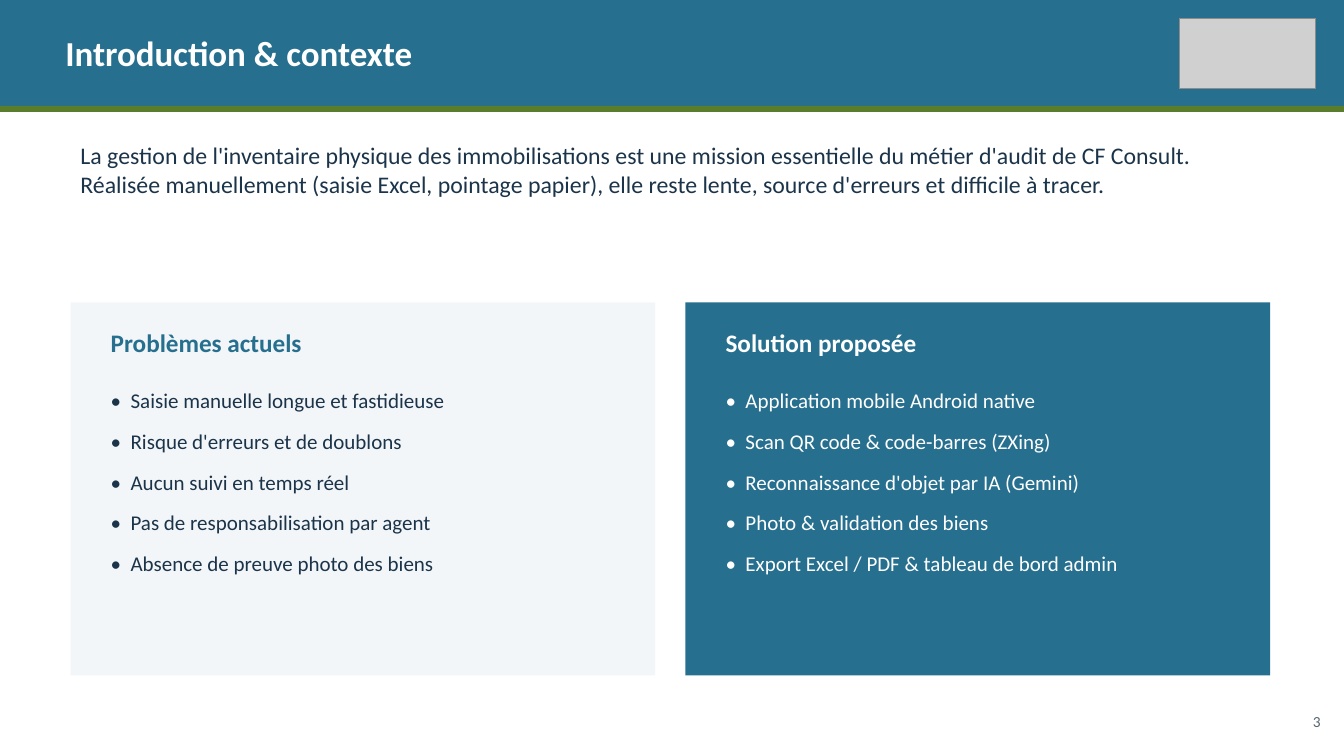
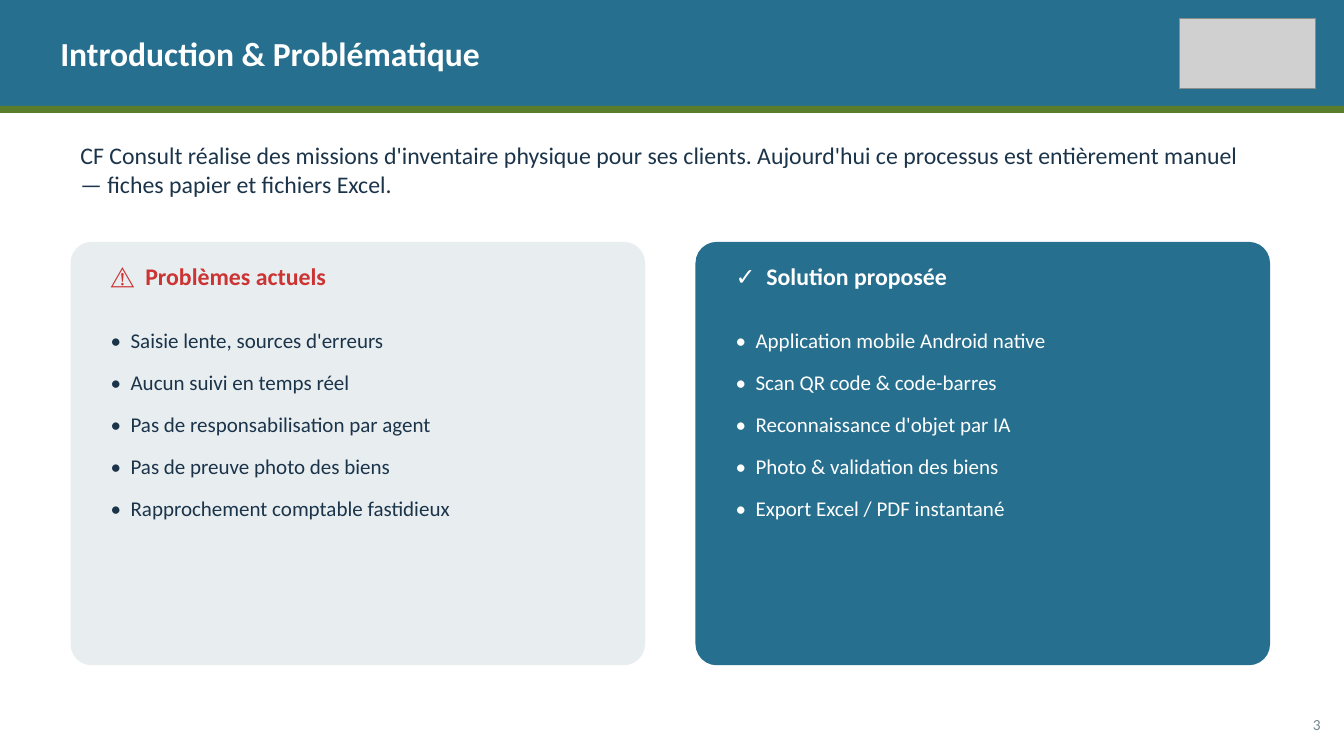
Before and after one commit to Kenzaf12/inventaire-android, a slide deck: slide 3 of soutenance_stage_inventaire_cfc.pptx. Drawn at 1344x756 pixels with LibreOffice and Linux fonts; fonts in the diff are those of the drawing; grey boxes stand for pictures. Boxes give left, top, right and bottom in pixels: in the first picture for what was removed or moved away, otherwise in the second. Text is boxed around its words. In the diff, an @@ line names an element or a change of style, - is before the commit and + after.

```diff
--- a/soutenance_stage_inventaire_cfc.pptx
+++ b/soutenance_stage_inventaire_cfc.pptx
@@ text at <box>60,42,480,72</box>: text changed; size 25 to 24 pt @@
-Introduction & contexte
+Introduction & Problématique
@@ text at <box>80,147,1237,197</box>: text changed @@
-La gestion de l'inventaire physique des immobilisations est une mission essentielle du métier d'audit de CF Consult. Réalisée manuellement (saisie Excel, pointage papier), elle reste lente, source d'erreurs et difficile à tracer.
+CF Consult réalise des missions d'inventaire physique pour ses clients. Aujourd'hui ce processus est entièrement manuel — fiches papier et fichiers Excel.
@@ rounded rectangle: place and size @@
-rounded rectangle at <box>71,302,655,676</box>
+rounded rectangle at <box>71,242,645,665</box>
@@ rounded rectangle at <box>71,242,645,665</box>: rectangle to rounded rectangle; fill #F3F6F8 to #E8EDF0 @@
@@ text at <box>145,268,326,285</box>: text changed; size 18 to 17 pt; text colour #266F8E to #CC3333 @@
-Problèmes actuels
+⚠ Problèmes actuels
@@ rounded rectangle added at <box>696,242,1270,665</box>, fill #266F8E @@
@@ text at <box>766,268,947,289</box>: text changed; size 18 to 17 pt @@
-Solution proposée
+✓ Solution proposée
@@ text "• Saisie lente, sources d'erreurs": place and size @@
-text "• Saisie lente, sources d'erreurs" at <box>131,393,444,575</box>
+text "• Saisie lente, sources d'erreurs" at <box>131,333,450,520</box>
@@ rectangle removed at <box>686,302,1270,676</box> @@
@@ text "• Application mobile Android native": place and size @@
-text "• Application mobile Android native" at <box>745,393,1118,575</box>
+text "• Application mobile Android native" at <box>756,333,1045,520</box>
@@ text at <box>131,333,383,351</box>: text changed @@
-• Saisie manuelle longue et fastidieuse
-• Risque d'erreurs et de doublons
+• Saisie lente, sources d'erreurs
@@ text at <box>756,333,1045,474</box>: more space between paragraphs @@
@@ text at <box>131,375,430,436</box>: more space between paragraphs @@
@@ text at <box>756,375,1010,436</box>: text changed @@
-• Scan QR code & code-barres (ZXing)
-• Reconnaissance d'objet par IA (Gemini)
+• Scan QR code & code-barres
+• Reconnaissance d'objet par IA
@@ text at <box>131,459,450,520</box>: text changed @@
-• Absence de preuve photo des biens
+• Pas de preuve photo des biens
+• Rapprochement comptable fastidieux
@@ text at <box>756,501,1005,520</box>: text changed @@
-• Export Excel / PDF & tableau de bord admin
+• Export Excel / PDF instantané
@@ text "3" at <box>1313,720,1321,730</box>: text colour #556670 to #778890 @@
```
Also in this commit, not shown: 7 other slides changed, 8 slides added, 18 slides removed, 1 other file.
